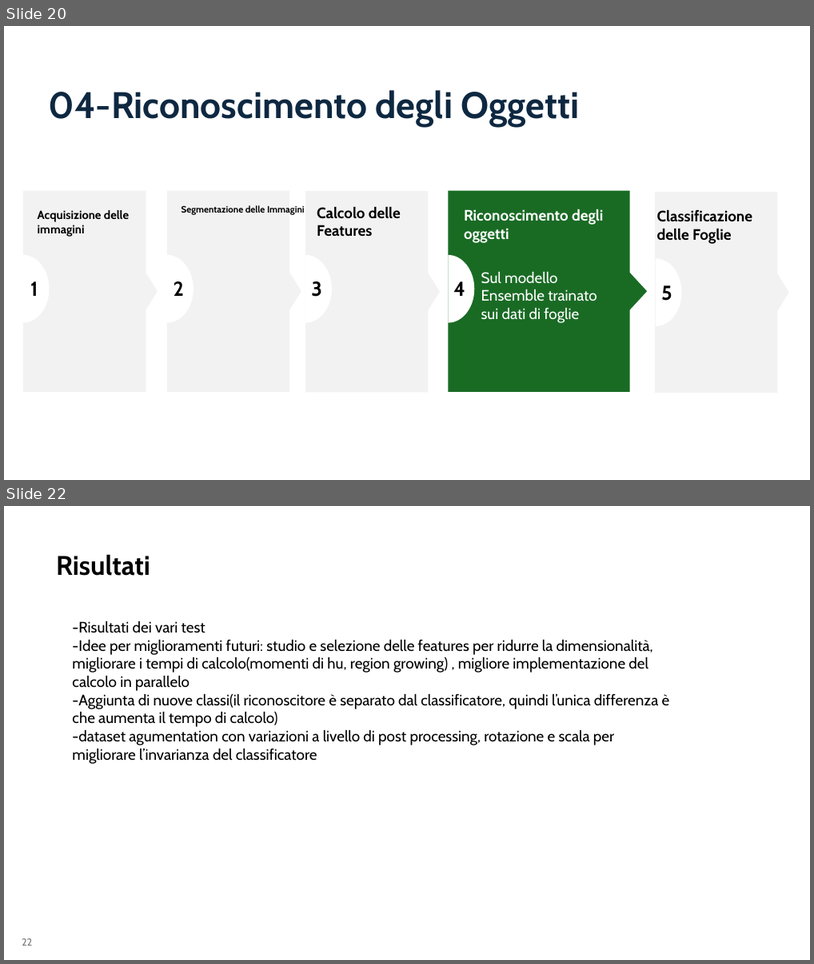
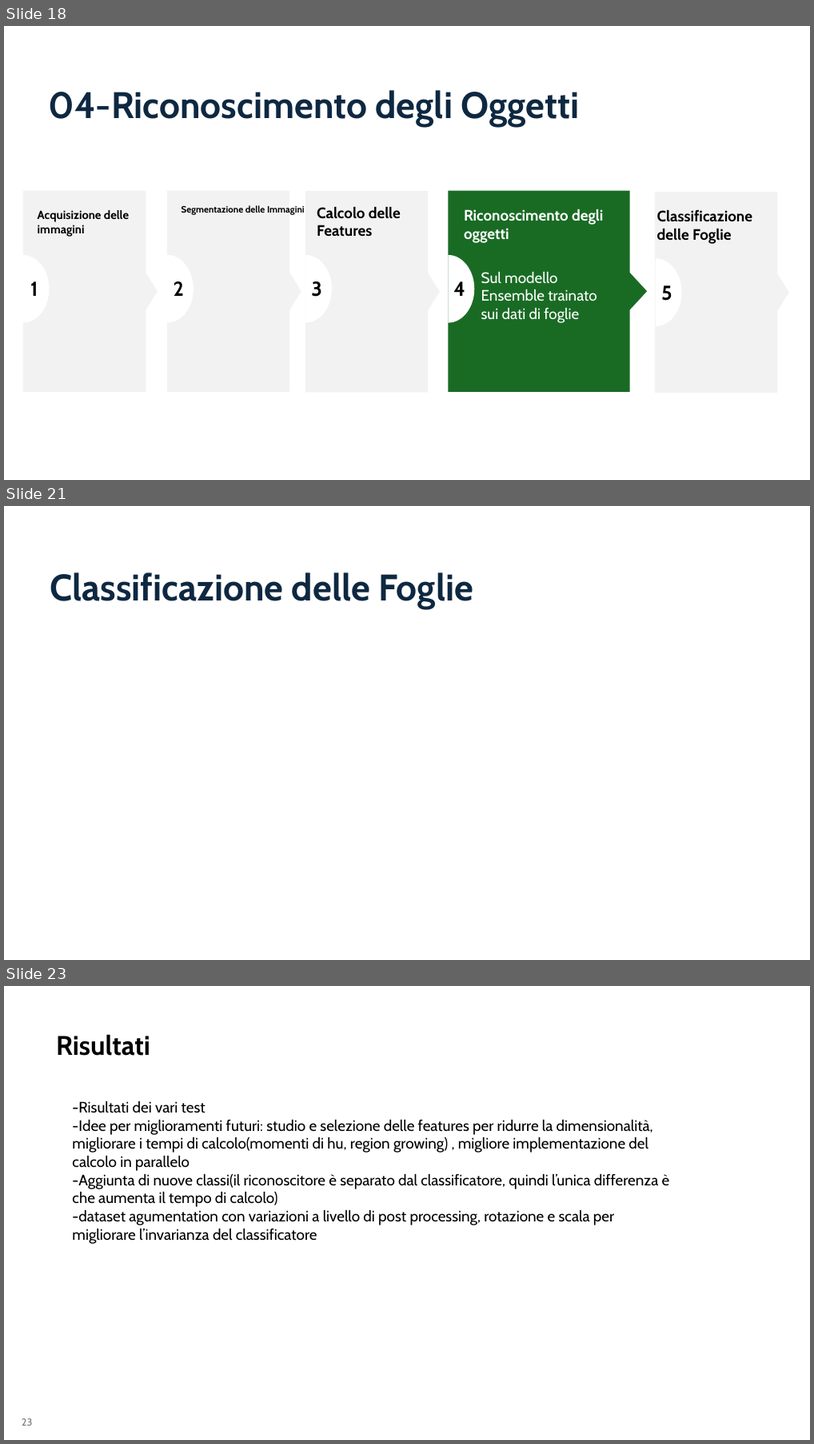
Before and after one commit to aleeteo/leaf_ID, a slide deck: presentazione/ProjectLeafWIP.pptx. Shown one above the other, each under a label of ours: slides 20 and 22 before the commit, slides 18, 21 and 23 after it; the slides between them are not shown. The pictures are 814x964 and 814x1444 pixels, drawn with LibreOffice and Linux fonts; fonts in the diff are those of the drawing. Boxes give left, top, right and bottom in pixels: in the first picture for what was removed or moved away, otherwise in the second. Text is boxed around its words. In the diff, an @@ line names an element or a change of style, - is before the commit and + after.

```diff
--- a/presentazione/ProjectLeafWIP.pptx
+++ b/presentazione/ProjectLeafWIP.pptx
@@ slide 21 added at <box>4,506,810,960</box>, background #FFFFFF @@
@@ title added at <box>50,572,474,609</box>, 44 pt, text #0E2841, bold @@
+Classificazione delle Foglie
@@ what was slide 20 is now slide 18 @@
@@ what was slide 22 is now slide 23 @@
```
Also in this commit, not shown: 3 slides changed, 4 other slides added, 1 slide removed.
